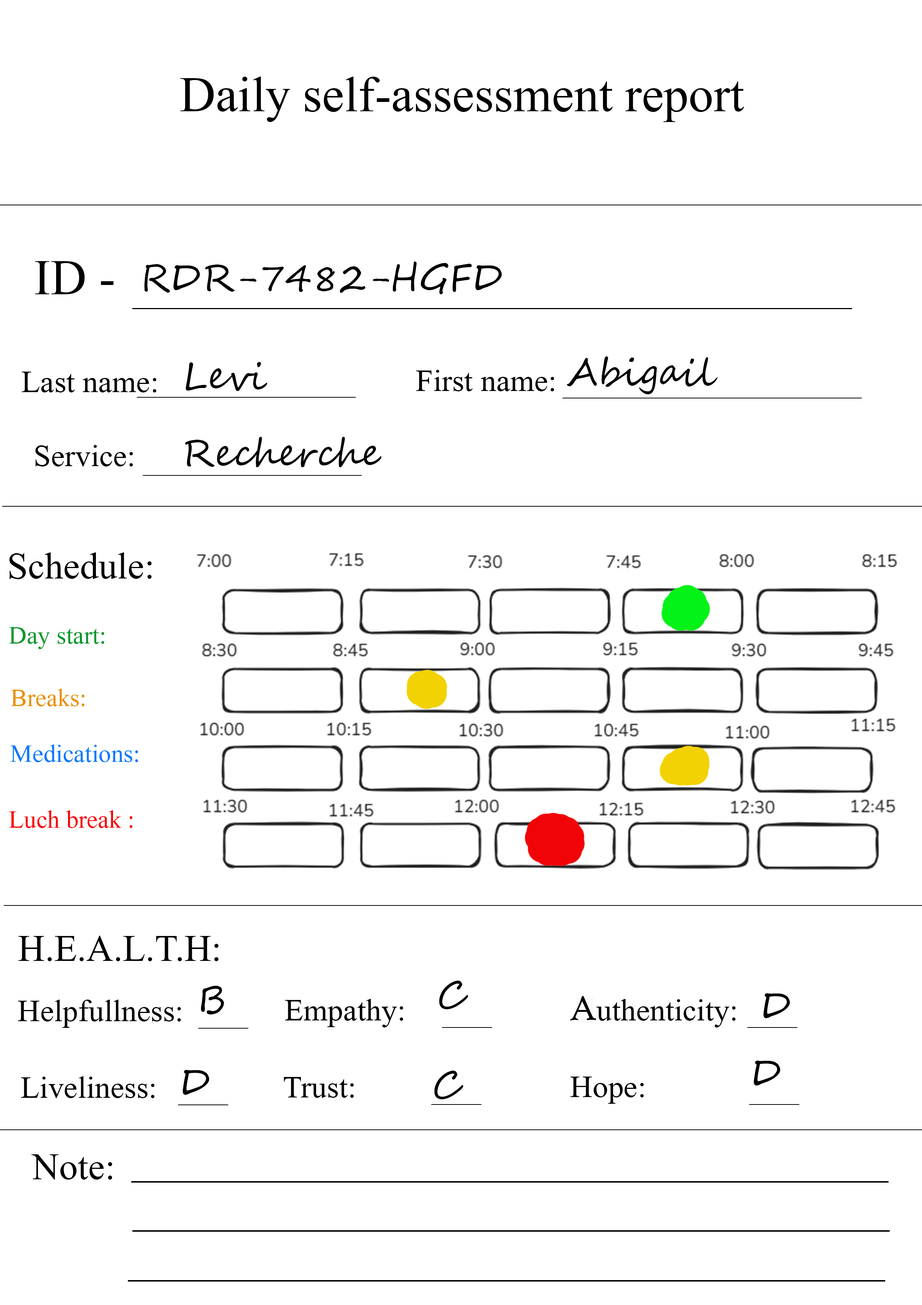
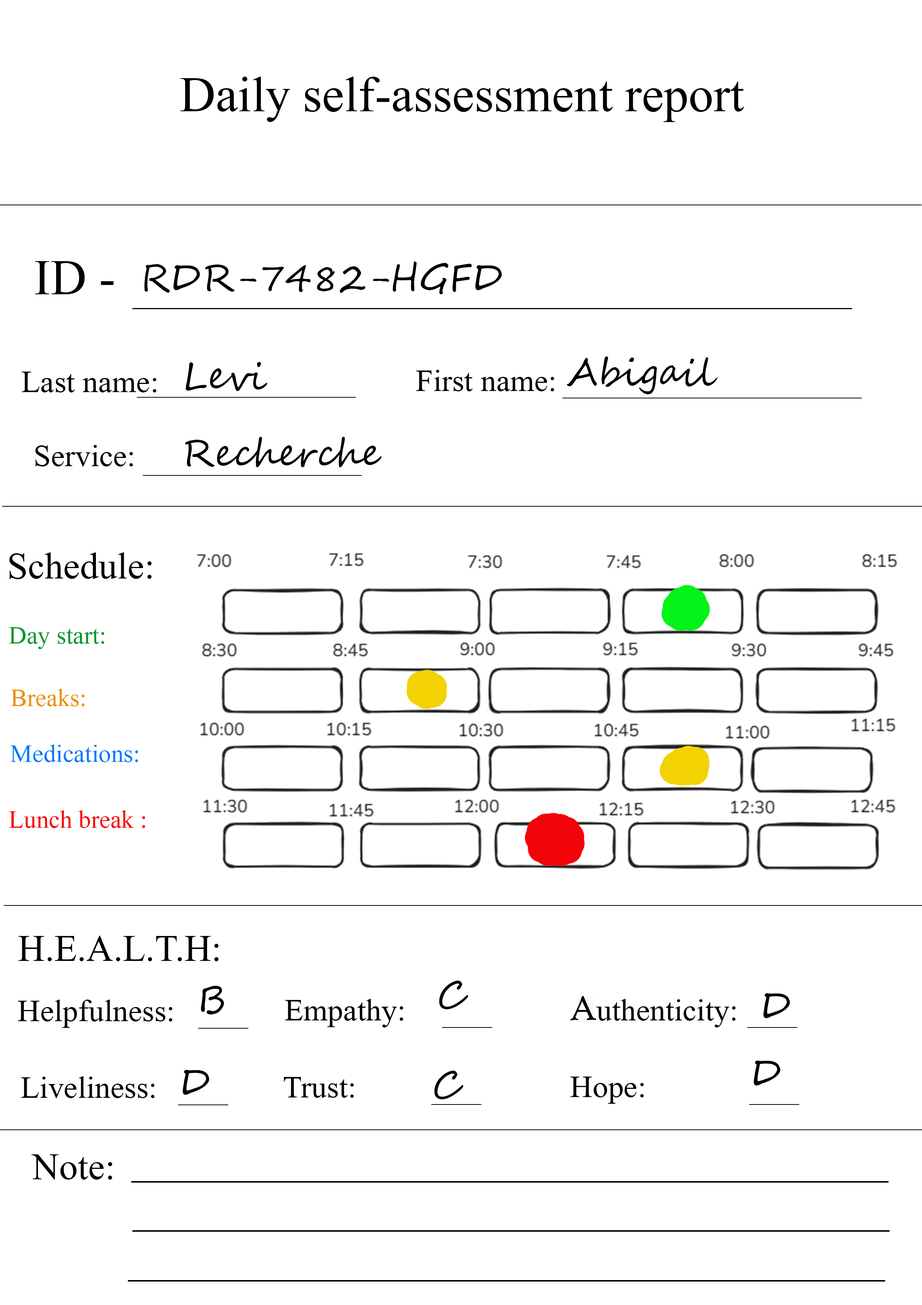
Revision of a layered 922x1305 image; what changed, layer by layer:
renamed "Luch break :" to "Lunch break :", painted on it over bbox(36, 810, 146, 828)
renamed "Helpfullness:" to "Helpfulness:", painted on it over bbox(112, 999, 182, 1022)
